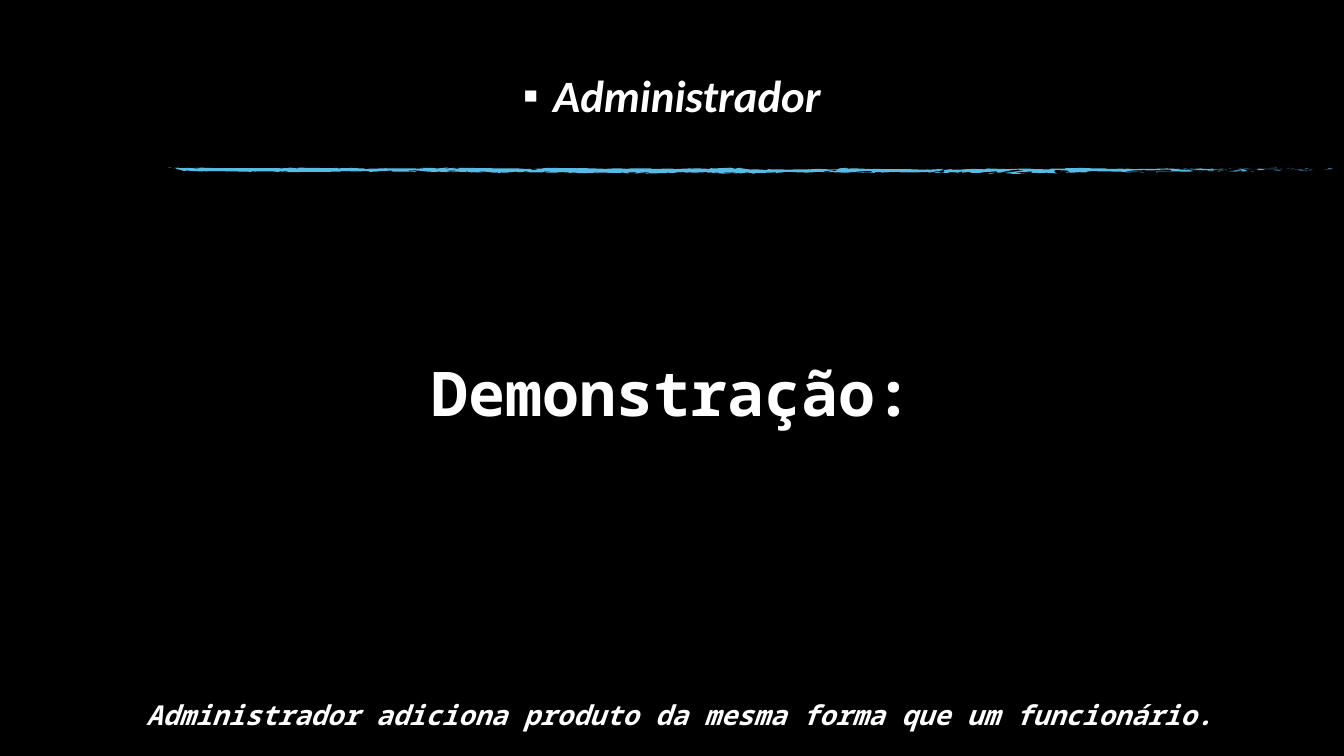
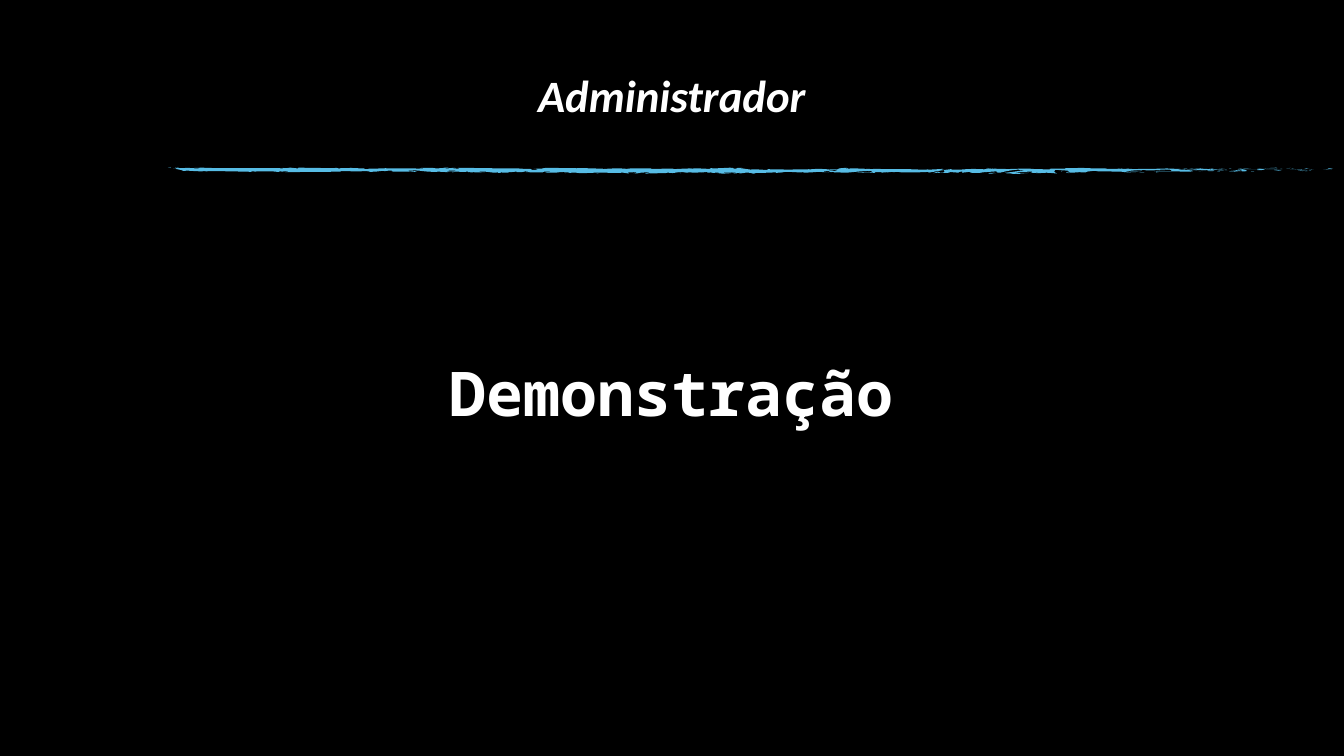
Before and after one commit to Davix2903/Pizzaria, a slide deck: slide 5 of Rio Claro PowerPoint.pptx (slide 6 before the commit). Drawn at 1344x756 pixels with LibreOffice and Linux fonts; fonts in the diff are those of the drawing; background and template pictures are left out. Boxes give left, top, right and bottom in pixels: in the first picture for what was removed or moved away, otherwise in the second. Text is boxed around its words. In the diff, an @@ line names an element or a change of style, - is before the commit and + after.

```diff
--- a/Rio Claro PowerPoint.pptx
+++ b/Rio Claro PowerPoint.pptx
@@ text "Administrador" at [538, 80, 805, 113]: bullet ▪ to none @@
@@ text at [450, 369, 894, 431]: text changed @@
-Demonstração:
+Demonstração
@@ text removed at [146, 704, 1213, 732] @@
-Administrador adiciona produto da mesma forma que um funcionário.
```
Also in this commit, not shown: 7 other slides changed, 1 slide added, 5 other files.
